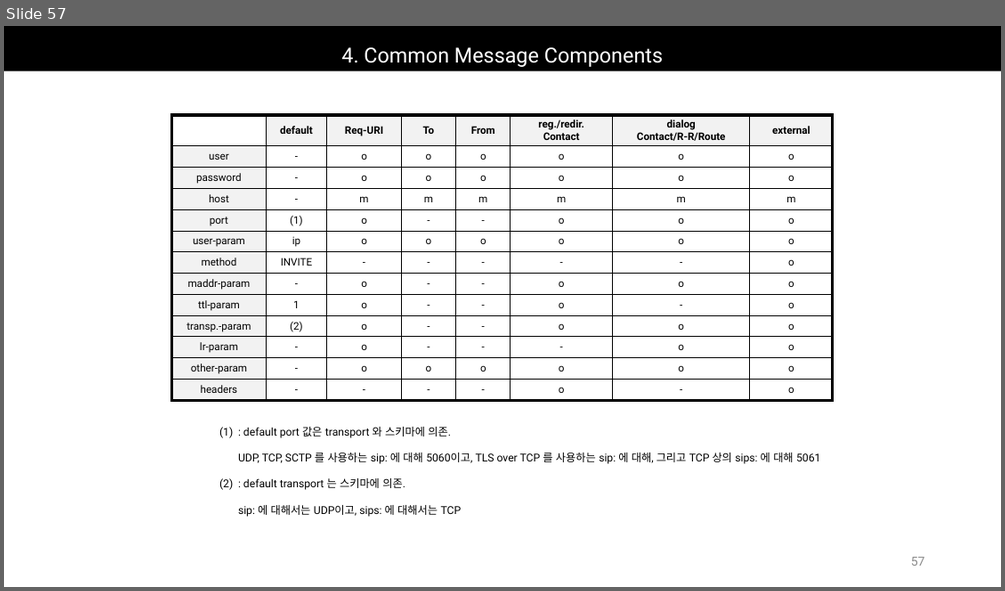
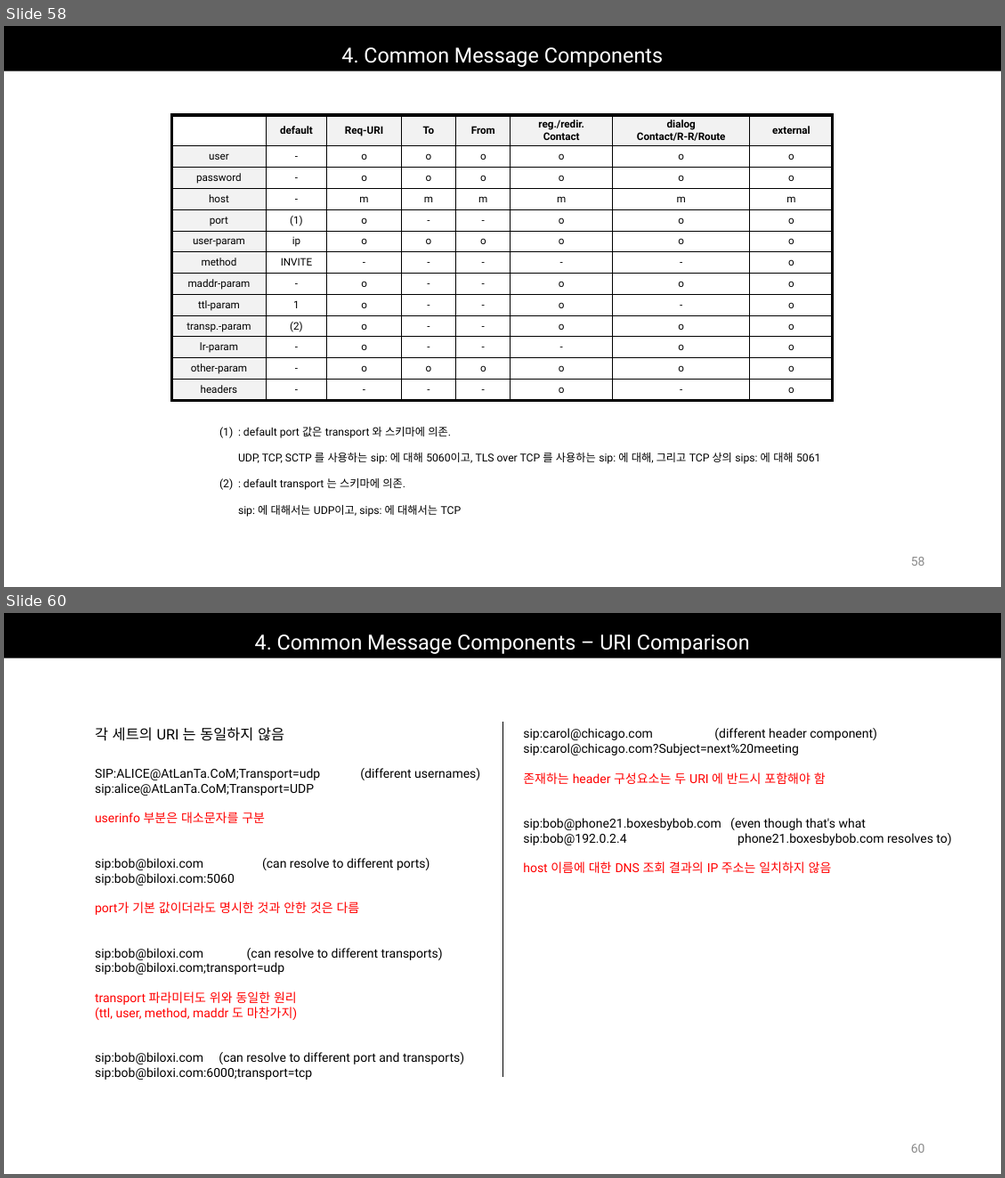
Before and after one commit to Epsilonely/SIP-Survey, a slide deck: 세미나 3차.pptx. Shown one above the other, each under a label of ours: slide 57 before the commit, slides 58 and 60 after it; the slides between them are not shown. The pictures are 1005x591 and 1005x1178 pixels, drawn with LibreOffice and Linux fonts; fonts in the diff are those of the drawing. Boxes give left, top, right and bottom in pixels: in the first picture for what was removed or moved away, otherwise in the second. Text is boxed around its words. In the diff, an @@ line names an element or a change of style, - is before the commit and + after.

```diff
--- a/세미나 3차.pptx
+++ b/세미나 3차.pptx
@@ slide 60 added at [4, 613, 1001, 1174], background #FFFFFF @@
@@ title added at [4, 613, 1001, 657], fill #000000, 20 pt, text #FFFFFF @@
+4. Common Message Components – URI Comparison
@@ text added at [95, 727, 464, 1079], 12 pt, text #000000 @@
+각 세트의 URI 는 동일하지 않음
+SIP:ALICE@AtLanTa.CoM;Transport=udp (different usernames)
+sip:alice@AtLanTa.CoM;Transport=UDP
+userinfo 부분은 대소문자를 구분
+sip:bob@biloxi.com (can resolve to different ports)
+sip:bob@biloxi.com:5060
+port가 기본 값이더라도 명시한 것과 안한 것은 다름
+sip:bob@biloxi.com (can resolve to different transports)
+sip:bob@biloxi.com;transport=udp
+transport 파라미터도 위와 동일한 원리
+(ttl, user, method, maddr 도 마찬가지)
+sip:bob@biloxi.com (can resolve to different port and transports)
+sip:bob@biloxi.com:6000;transport=tcp
@@ line added from (502, 722) to (502, 1078), #000000 0.5 pt @@
@@ text added at [523, 728, 951, 873], 12 pt, text #000000 @@
+sip:carol@chicago.com (different header component)
+sip:carol@chicago.com?Subject=next%20meeting
+존재하는 header 구성요소는 두 URI 에 반드시 포함해야 함
+sip:bob@phone21.boxesbybob.com (even though that's what
+sip:bob@192.0.2.4 phone21.boxesbybob.com resolves to)
+host 이름에 대한 DNS 조회 결과의 IP 주소는 일치하지 않음
@@ page number added at [911, 1143, 925, 1152], 12 pt, text #8C8C8C @@
+60
@@ what was slide 57 is now slide 58 @@
@@ page number at [911, 556, 925, 565]: text changed @@
-57
+58
```
Also in this commit, not shown: 6 slides changed, 3 other slides added, 2 other files.
